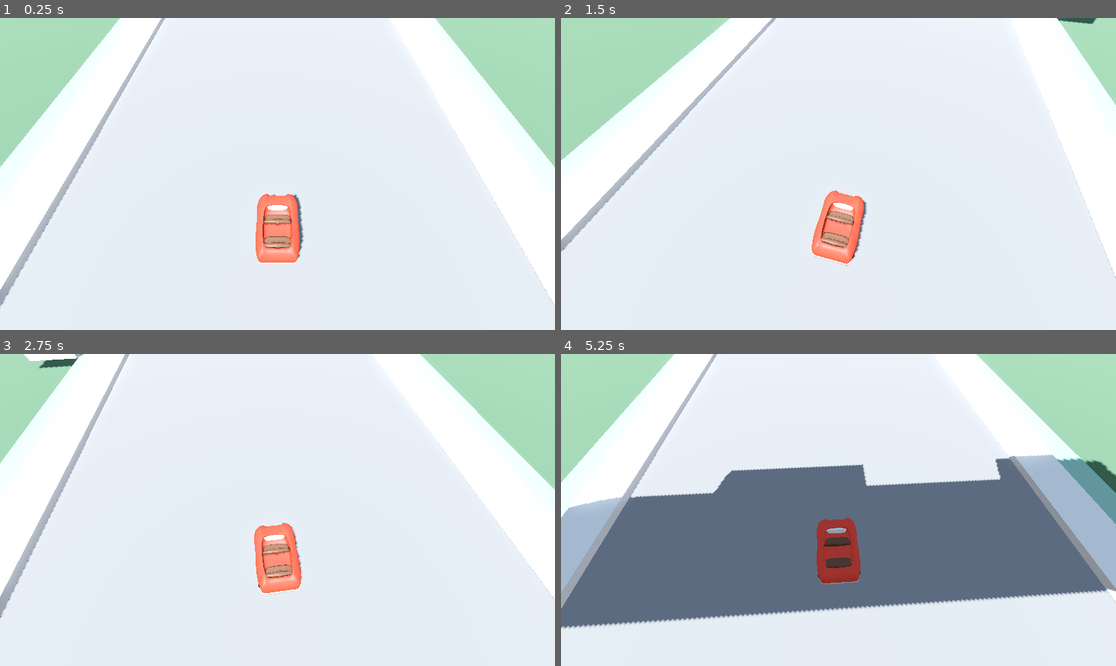
Above: before the commit, frames 1-4 (two rows, left to right).
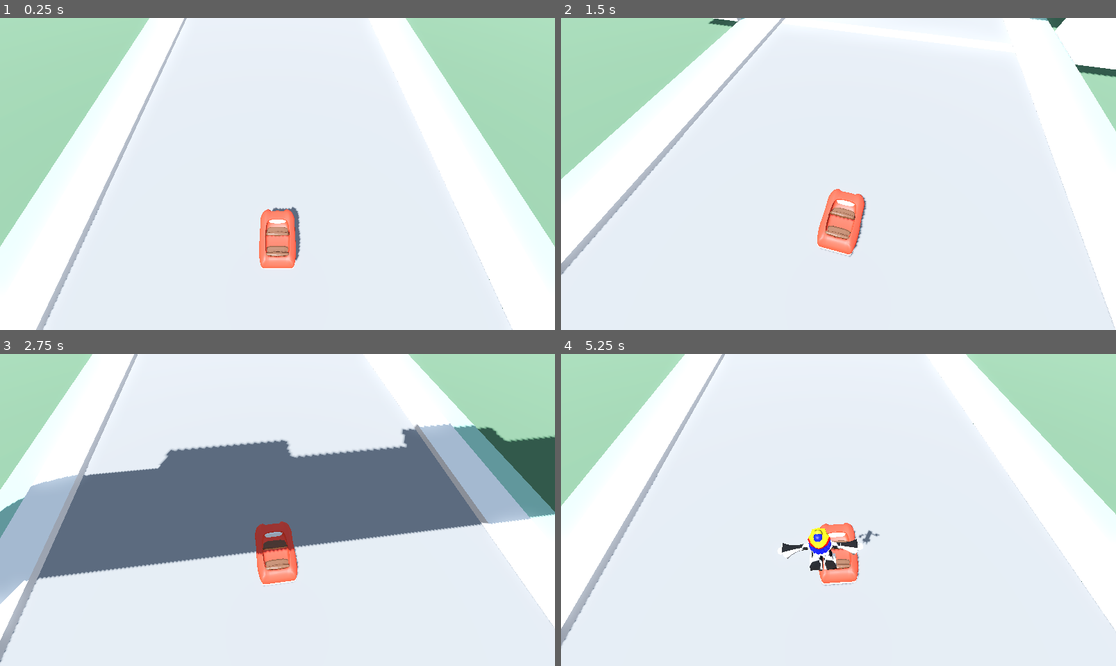
Above: after the commit, the same moments.

Repository: andyman/laughtrack
Game: Godot game, scene res://scenes/clown_stacking_work_area.tscn
Same seed, same stepped clock (60 frames per second), same inputs: the game is played once before the commit and once after it. This scene is started directly instead of the project's main scene.
Inputs (mouse positions are in pixels of both pictures, inside the frame that each line leads up to):
- Up to frame 1 (0.25 s): no input
- Up to frame 2 (1.5 s): move the mouse to (866, 174) at 0.52 s; hold W (accelerate) from 0.53 s (still down); move the mouse to (810, 174) at 1.27 s
- Up to frame 3 (2.75 s): keep holding W (accelerate); move the mouse to (288, 503) at 2.02 s
- Up to frame 4 (5.25 s): keep holding W (accelerate); move the mouse to (832, 516) at 2.77 s; move the mouse to (877, 513) at 3.52 s; move the mouse to (794, 506) at 4.27 s; move the mouse to (844, 510) at 5.02 s

The runs differ from the first frame. In frame 1, 18% of the frame differs, in the area x 0-100%, y 0-100%; in frame 2, 6.8%; in frame 3, 35%; in frame 4, 45%, in the area x 0-100%, y 0-94%.

Commit message:
More clown work. Hitting the clown with the car and seeing it circle in front of the camera

Diff:
--- a/scenes/clown_stacking_work_area.tscn
+++ b/scenes/clown_stacking_work_area.tscn
@@ -1,6 +1,5 @@
 [gd_scene load_steps=27 format=3 uid="uid://slowi616cm46"]
 
-[ext_resource type="PackedScene" uid="uid://ih5cxuyg5rr5" path="res://prefabs/car.tscn" id="1_4t7re"]
 [ext_resource type="Material" uid="uid://cc6l6fwnu3mhk" path="res://artwork/shared/simple_vertex_colored_material.tres" id="2_0q6rr"]
 [ext_resource type="PackedScene" uid="uid://dd3dd5vku0ubt" path="res://prefabs/follow_cam.tscn" id="3_wv6mm"]
 [ext_resource type="PackedScene" uid="uid://by7rh80xsgt7p" path="res://prefabs/escape_to_quit.tscn" id="4_8bayy"]
@@ -20,6 +19,7 @@
 [ext_resource type="PackedScene" uid="uid://c3strxr1xeix8" path="res://prefabs/racetrack/road_straight_bridge.tscn" id="18_uonu6"]
 [ext_resource type="PackedScene" uid="uid://cyjcp3fq1jcbh" path="res://prefabs/racetrack/road_straight_long_bump.tscn" id="19_3yfjg"]
 [ext_resource type="PackedScene" uid="uid://hskw3ct7xdqq" path="res://prefabs/racetrack/road_corner_large.tscn" id="20_kvvcs"]
+[ext_resource type="PackedScene" uid="uid://due7e4irws21g" path="res://prefabs/sphere_car.tscn" id="21_1sxly"]
 [ext_resource type="PackedScene" uid="uid://qj41nisi3cwa" path="res://scenes/clown.tscn" id="21_v72g5"]
 
 [sub_resource type="ProceduralSkyMaterial" id="ProceduralSkyMaterial_jp5wt"]
@@ -51,11 +51,6 @@
 transform = Transform3D(-0.866025, -0.433013, 0.25, 0, 0.5, 0.866025, -0.5, 0.75, -0.433013, 0, 0, 0)
 shadow_enabled = true
 
-[node name="Car" parent="." instance=ExtResource("1_4t7re")]
-transform = Transform3D(1, 0, 0, 0, 1, 0, 0, 0, 1, 0, 2, 0)
-collision_layer = 2
-collision_mask = 11
-
 [node name="Ground" type="StaticBody3D" parent="."]
 
 [node name="CollisionShape3D" type="CollisionShape3D" parent="Ground"]
@@ -68,8 +63,8 @@
 surface_material_override/0 = ExtResource("2_0q6rr")
 
 [node name="FollowCam" parent="." node_paths=PackedStringArray("target", "look_target") instance=ExtResource("3_wv6mm")]
-target = NodePath("../Car")
-look_target = NodePath("../Car")
+target = NodePath("../SphereCar")
+look_target = NodePath("../SphereCar")
 
 [node name="EscapeToQuit" parent="." instance=ExtResource("4_8bayy")]
 
@@ -234,5 +229,7 @@
 [node name="Clown" parent="." instance=ExtResource("21_v72g5")]
 transform = Transform3D(1, 0, 0, 0, 1, 0, 0, 0, 1, 0, 2.30783, 125)
 
-[editable path="Car"]
+[node name="SphereCar" parent="." instance=ExtResource("21_1sxly")]
+transform = Transform3D(1, 0, 0, 0, 1, 0, 0, 0, 1, 0, 6.45657, 0)
+
 [editable path="roadStraightLong"]
--- a/scripts/clown.gd
+++ b/scripts/clown.gd
@@ -20,13 +20,37 @@
 @export_flags_3d_physics var clinging_mask
 @export_flags_3d_physics var dead_mask
 
+const DIST_FROM_CAM : float= -5.0
+const SPIN_RATE : float = 2.0
+const SPIN_LERP_RATE : float = 20.0
+const SPIN_RADIUS : float = 0.5
+var cam : Camera3D
+var circle_time : float = 0.0
+
 # Called when the node enters the scene tree for the first time.
 func _ready():
 	_update_layers()
 
 # Called every frame. 'delta' is the elapsed time since the previous frame.
 func _process(delta):
-	pass
+	match state:
+		ClownState.FLYING:
+			_process_flying(delta)
+
+
+func _process_flying(delta):
+	if cam == null:
+		cam = get_viewport().get_camera_3d()
+
+	if (cam == null):
+		return
+
+	circle_time += delta
+
+	var rads = circle_time * TAU * SPIN_RATE
+	var target_pos = cam.global_position + cam.global_basis.z * DIST_FROM_CAM + cam.global_basis.x * SPIN_RADIUS * cos(rads) + cam.global_basis.y * SPIN_RADIUS * sin(rads)
+	global_position = global_position.lerp(target_pos, delta * SPIN_LERP_RATE)
+
 
 func _update_layers():
 	match state:
